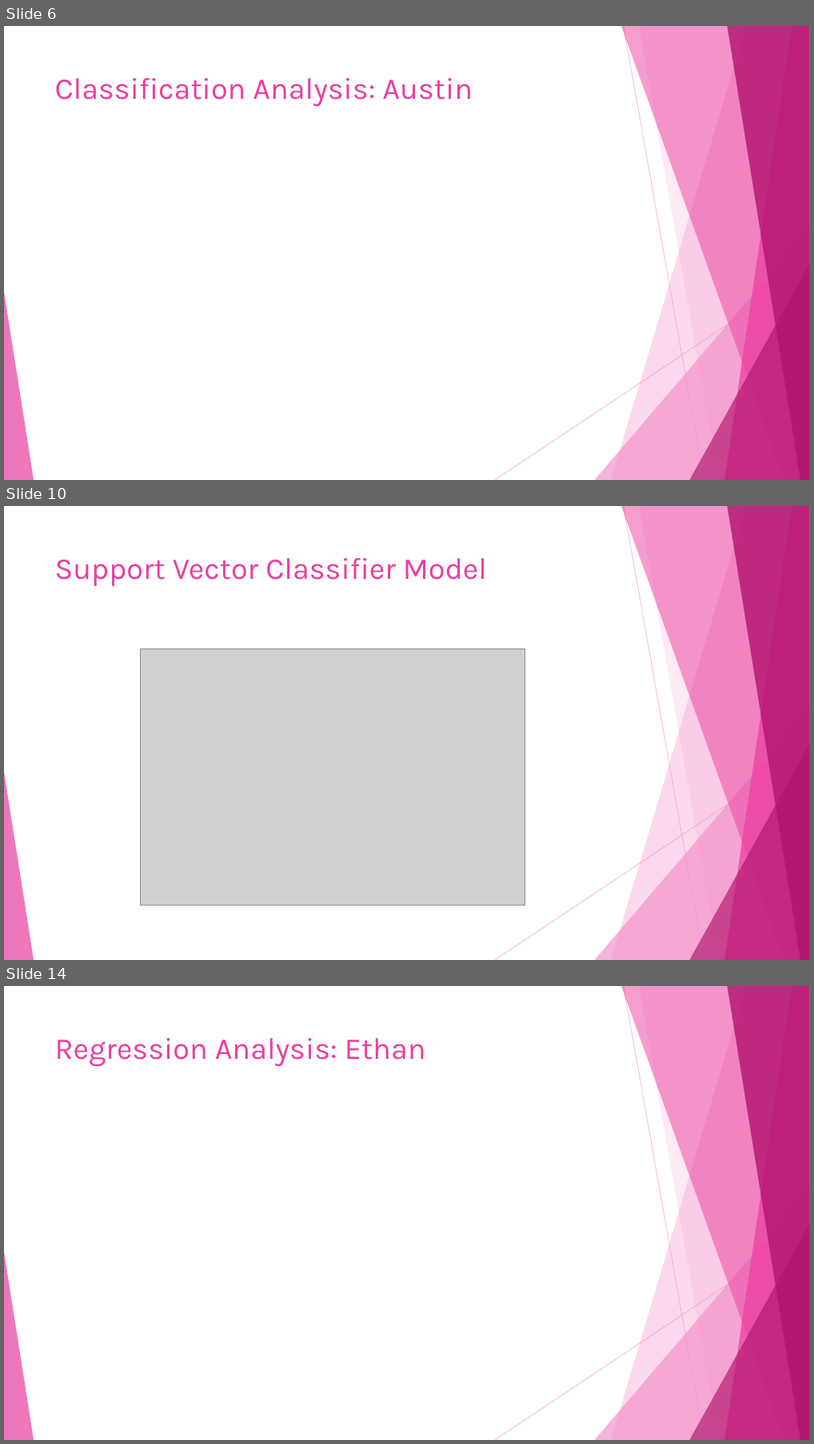
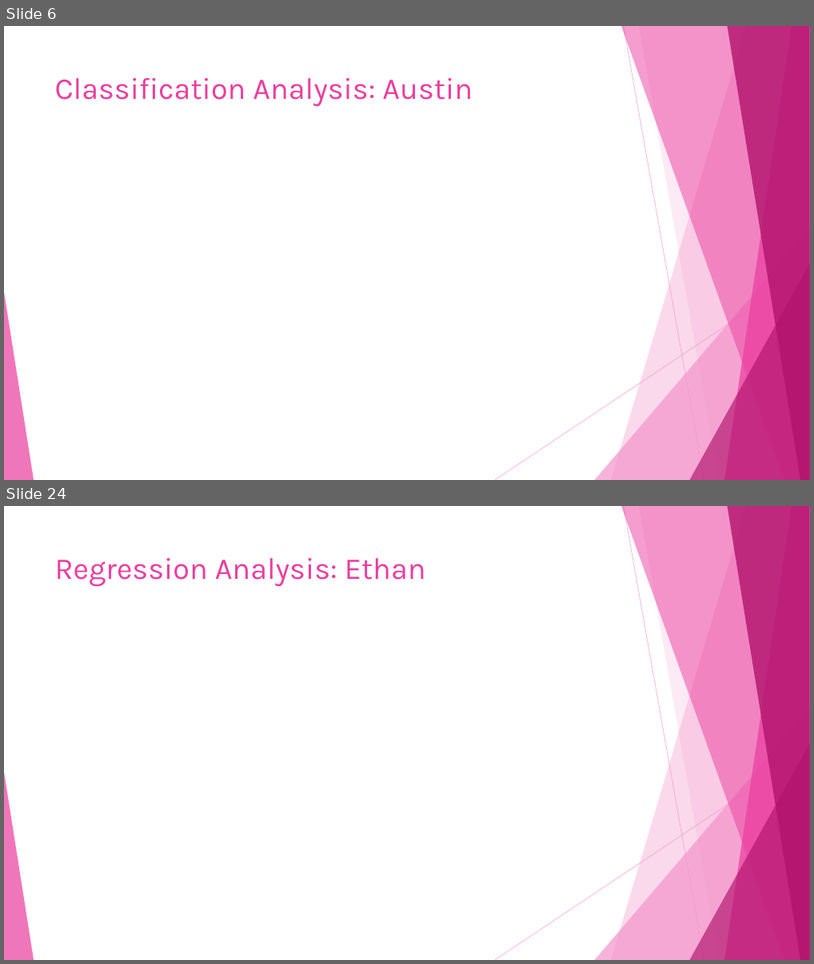
Before and after one commit to dlaposata/Breast_Cancer_Analysis, a slide deck: powerpoint.pptx. Shown one above the other, each under a label of ours: slides 6, 10 and 14 before the commit, slides 6 and 24 after it; the slides between them are not shown. The pictures are 814x1444 and 814x964 pixels, drawn with LibreOffice and Linux fonts; fonts in the diff are those of the drawing; grey boxes stand for pictures. Boxes give left, top, right and bottom in pixels: in the first picture for what was removed or moved away, otherwise in the second. Text is boxed around its words. In the diff, an @@ line names an element or a change of style, - is before the commit and + after.

```diff
--- a/powerpoint.pptx
+++ b/powerpoint.pptx
@@ slide 10 removed at (x1=4, y1=506, x2=810, y2=960), background #FFFFFF; not listed: 10 template elements that a slide beside it also shows @@
@@ title removed at (x1=55, y1=558, x2=487, y2=586) @@
-Support Vector Classifier Model
@@ picture removed at (x1=140, y1=648, x2=525, y2=905) @@
@@ what was slide 14 is now slide 24 @@
```
Also in this commit, not shown: 8 slides changed, 13 slides added, 2 other slides removed, 1 other file.
